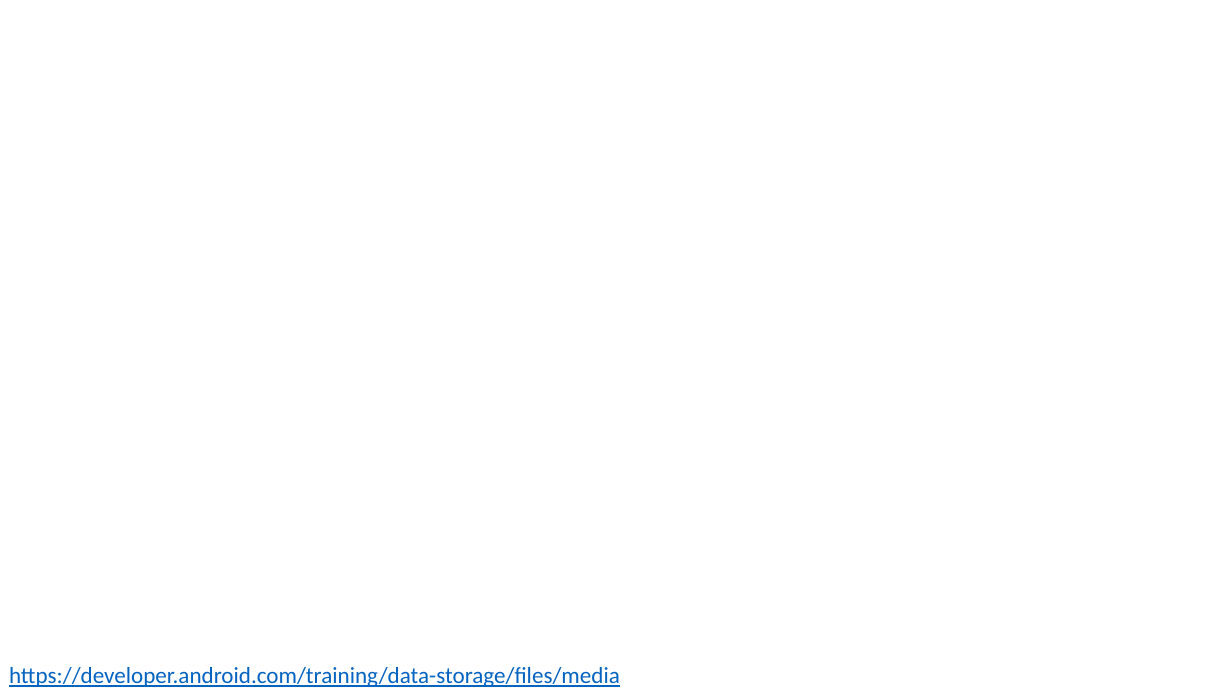
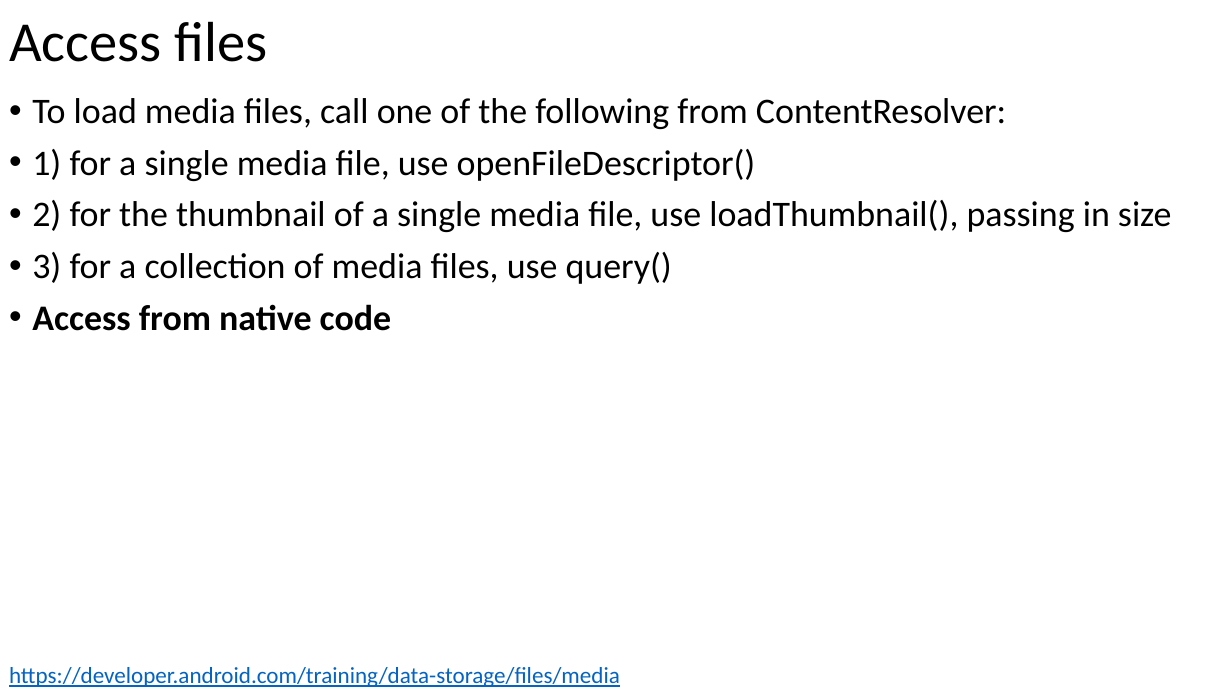
Before and after one commit to russellu/cs230, a slide deck: slide 25 of Lecture_11.pptx. Drawn at 1232x693 pixels with LibreOffice and Linux fonts; fonts in the diff are those of the drawing. Boxes give left, top, right and bottom in pixels: in the first picture for what was removed or moved away, otherwise in the second. Text is boxed around its words. In the diff, an @@ line names an element or a change of style, - is before the commit and + after.

```diff
--- a/Lecture_11.pptx
+++ b/Lecture_11.pptx
@@ title added at [9, 21, 267, 62], 44 pt, text #000000 @@
+Access files
@@ text added at [32, 98, 1172, 331], 28 pt, text #000000 @@
+• To load media files, call one of the following from ContentResolver:
+• 1) for a single media file, use openFileDescriptor()
+• 2) for the thumbnail of a single media file, use loadThumbnail(), passing in size
+• 3) for a collection of media files, use query()
+• Access from native code
```
Also in this commit, not shown: 1 other slide changed.
